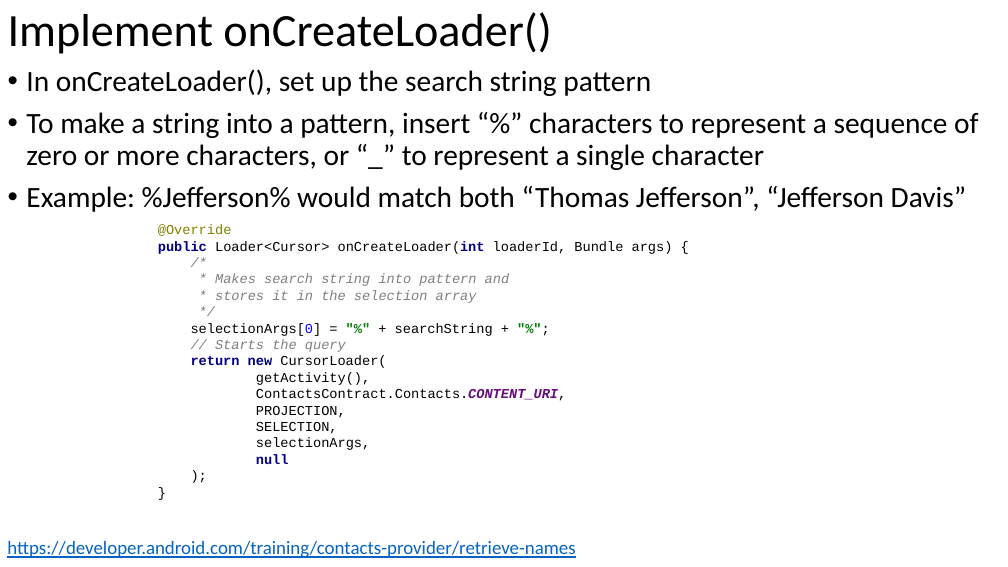
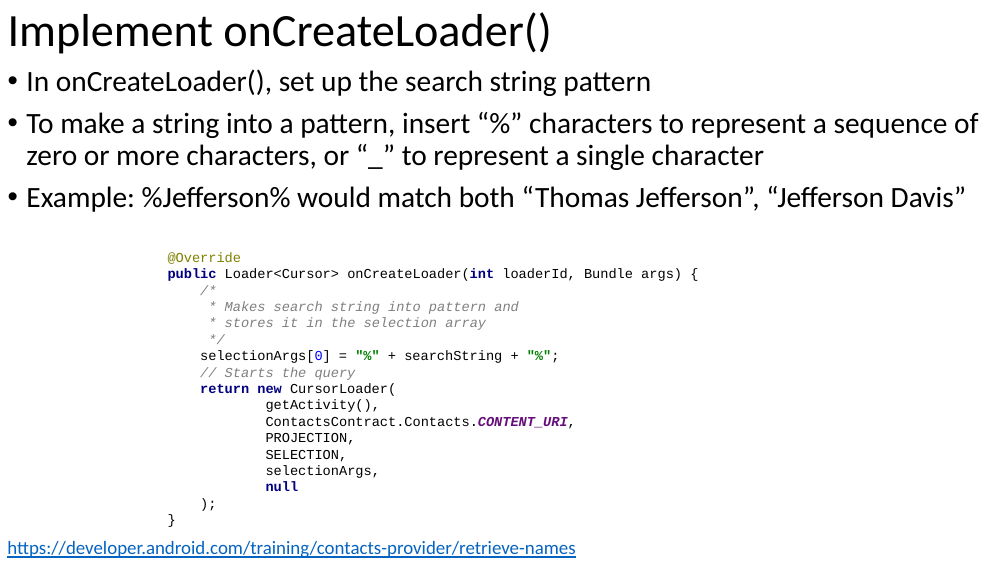
Before and after one commit to russellu/cs230, a slide deck: slide 38 of Lecture_12.pptx. Drawn at 1008x567 pixels with LibreOffice and Linux fonts; fonts in the diff are those of the drawing. Boxes give left, top, right and bottom in pixels: in the first picture for what was removed or moved away, otherwise in the second. Text is boxed around its words. In the diff, an @@ line names an element or a change of style, - is before the commit and + after.

Commit message:
add

```diff
--- a/Lecture_12.pptx
+++ b/Lecture_12.pptx
@@ text "@Override public Loader<Cursor> onCreateLoader(int loaderId, ...": place and size @@
-text "@Override public Loader<Cursor> onCreateLoader(int loaderId, ..." at (158,224,673,464)
+text "@Override public Loader<Cursor> onCreateLoader(int loaderId, ..." at (168,252,682,491)
```
Also in this commit, not shown: 4 other slides changed.
